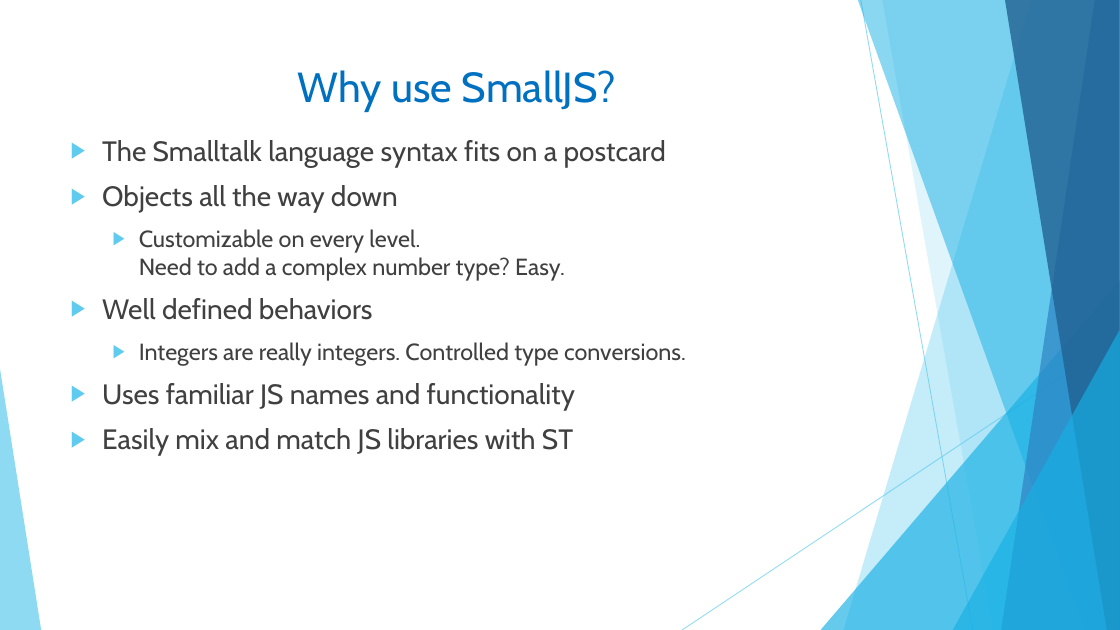
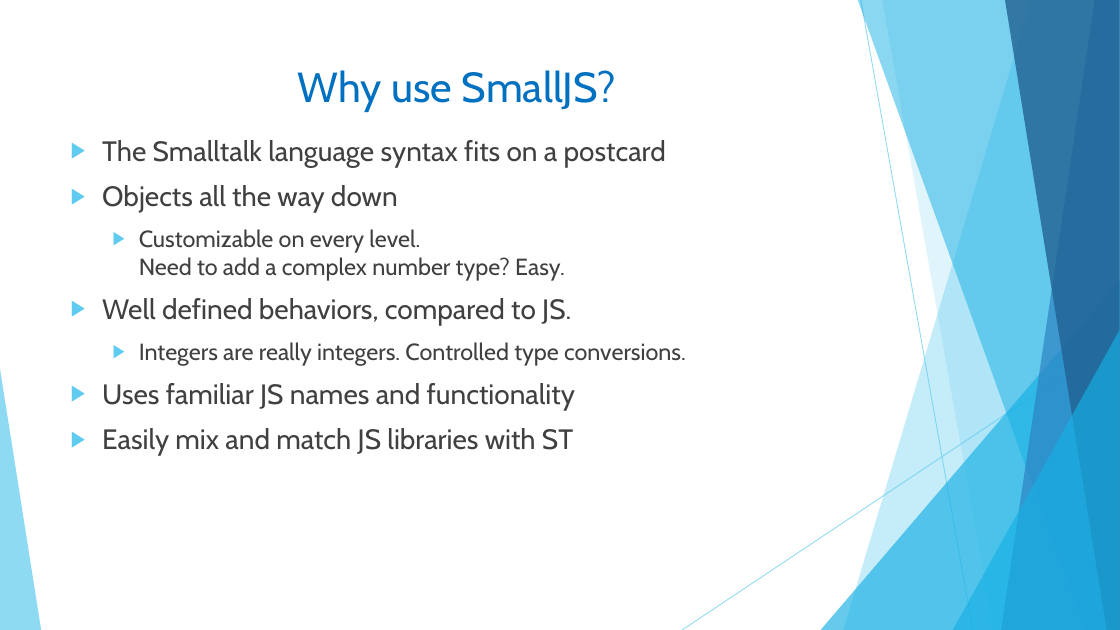
Before and after one commit to Small-JS/SmallJS, a slide deck: slide 7 of Documentation/Why_SmallJS.pptx (slide 4 before the commit). Drawn at 1120x630 pixels with LibreOffice and Linux fonts; fonts in the diff are those of the drawing. Boxes give left, top, right and bottom in pixels: in the first picture for what was removed or moved away, otherwise in the second. Text is boxed around its words. In the diff, an @@ line names an element or a change of style, - is before the commit and + after.

```diff
--- a/Documentation/Why_SmallJS.pptx
+++ b/Documentation/Why_SmallJS.pptx
@@ text at box(102, 298, 571, 325): text changed @@
-▶ Well defined behaviors
+▶ Well defined behaviors, compared to JS.
```
Also in this commit, not shown: 7 other slides changed, 5 slides added, 2 other files.
